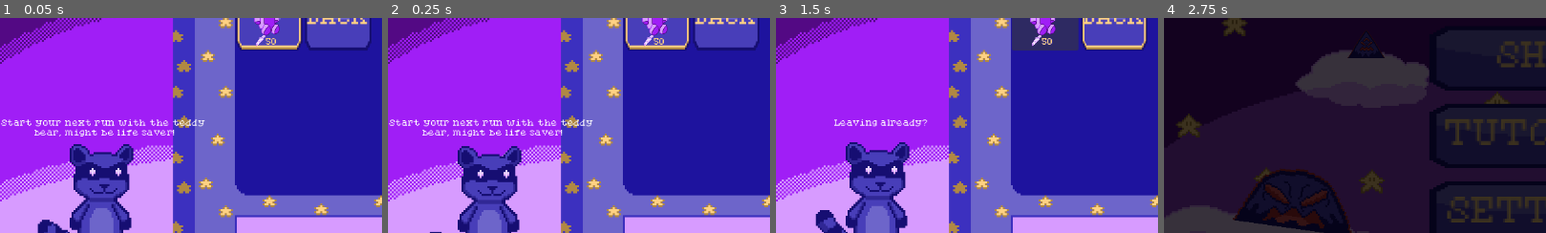
Above: before the commit, frames 1-4 (left to right).
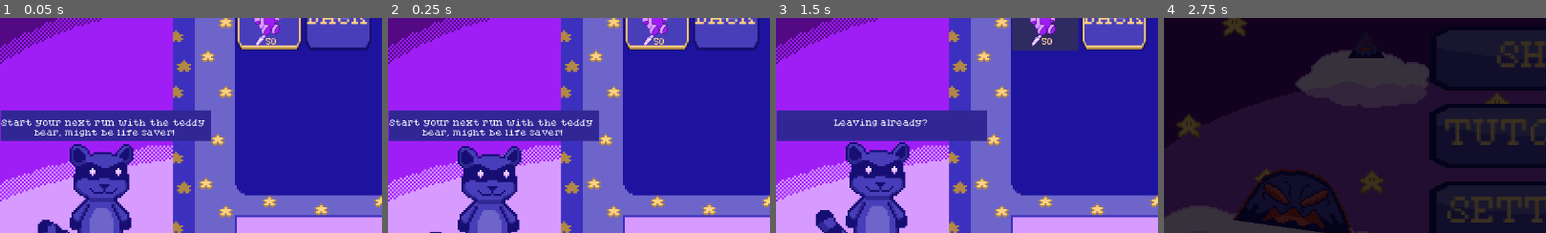
Above: after the commit, the same moments.

Repository: jacio-m/DreamRunner
Game: Godot game, scene res://HUD/shop.tscn
Two runs of this game, one before a commit and one after it. Both use one fixed random seed, a clock stepped at 60 frames per second and the inputs below. This scene is started directly instead of the project's main scene. Sound files missing from this copy of the repository are replaced by a short silence.
Inputs:
- Up to frame 1 (0.05 s): no input
- Up to frame 2 (0.25 s): no input
- Up to frame 3 (1.5 s): click "50" at 0.5 s; tap Enter (ui_accept) at 1.25 s; hold Right (ui_right) from 1.28 s (still down)
- Up to frame 4 (2.75 s): keep holding Right (ui_right); tap Enter (ui_accept) at 1.52, 2.27 s
The pictures show only the part of the screen within x 0-50%, y 40-90%; the shares and areas given below are measured in that part.

The runs differ from the first frame. In frame 1, 7.8% of the frame differs, in the area x 0-56%, y 42-58%; in frame 2, 7.8%; in frame 3, 8.0%; in frame 4, nothing differs.

Commit message:
Added SFX for Item Purchase and Insufficient Funds
Added SFX for item purchase and insufficient funds, plus a ColorRect template for the dialogue box.

Diff:
--- a/HUD/shop.gd
+++ b/HUD/shop.gd
@@ -29,6 +29,7 @@
 	if $VBoxContainer/HBoxContainer2/TeddyBuy.has_focus():
 		if GameData.feather_count >= 50:
 			GameData.feather_count -= 50
+			MusicManager.play_SFX("res://Sounds/itembought.mp3")
 			$FeatherLabel.text = str(GameData.feather_count)
 			#MusicManager.playSFX(itemboughtsound)
 			$Dialogue.text = dialogue_options[4]
@@ -36,6 +37,7 @@
 			$VBoxContainer/HBoxContainer2/TeddyBuy.add_theme_stylebox_override("focus", pressed_style)
 			$VBoxContainer/HBoxContainer2/TeddyBuy.add_theme_stylebox_override("normal", pressed_style)
 		else:
+			MusicManager.play_SFX("res://Sounds/purchasefailed.mp3")
 			$Dialogue.text = dialogue_options[3]
 			#MusicManager.playSFX(puchasefailed)
 
--- a/HUD/shop.tscn
+++ b/HUD/shop.tscn
@@ -260,6 +260,7 @@
 texture = ExtResource("16_tgprg")
 
 [node name="PriceLabel" type="Label" parent="VBoxContainer/HBoxContainer2/TeddyBuy"]
+layout_mode = 0
 offset_left = 45.0
 offset_top = 81.0
 offset_right = 161.0
@@ -318,6 +319,13 @@
 sprite_frames = SubResource("SpriteFrames_qquwe")
 animation = &"Right Key"
 
+[node name="ColorRect" type="ColorRect" parent="."]
+offset_left = 1.0
+offset_top = 397.0
+offset_right = 318.0
+offset_bottom = 443.0
+color = Color(0.188235, 0.152941, 0.584314, 1)
+
 [node name="Dialogue" type="Label" parent="."]
 offset_left = -49.0
 offset_top = 410.0
Not shown, added: Sounds/itembought.mp3.import
Not shown, added: Sounds/purchasefailed.mp3.import
Not shown, added: Sounds/itembought.mp3
Not shown, added: Sounds/purchasefailed.mp3
